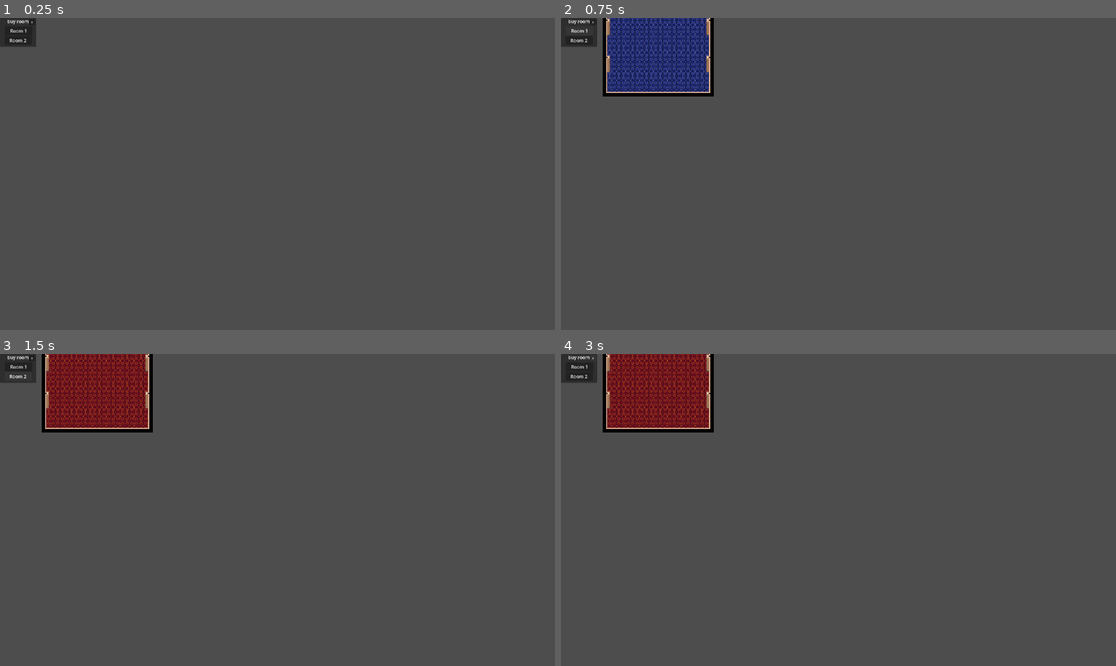
Above: before the commit, frames 1-4 (two rows, left to right).
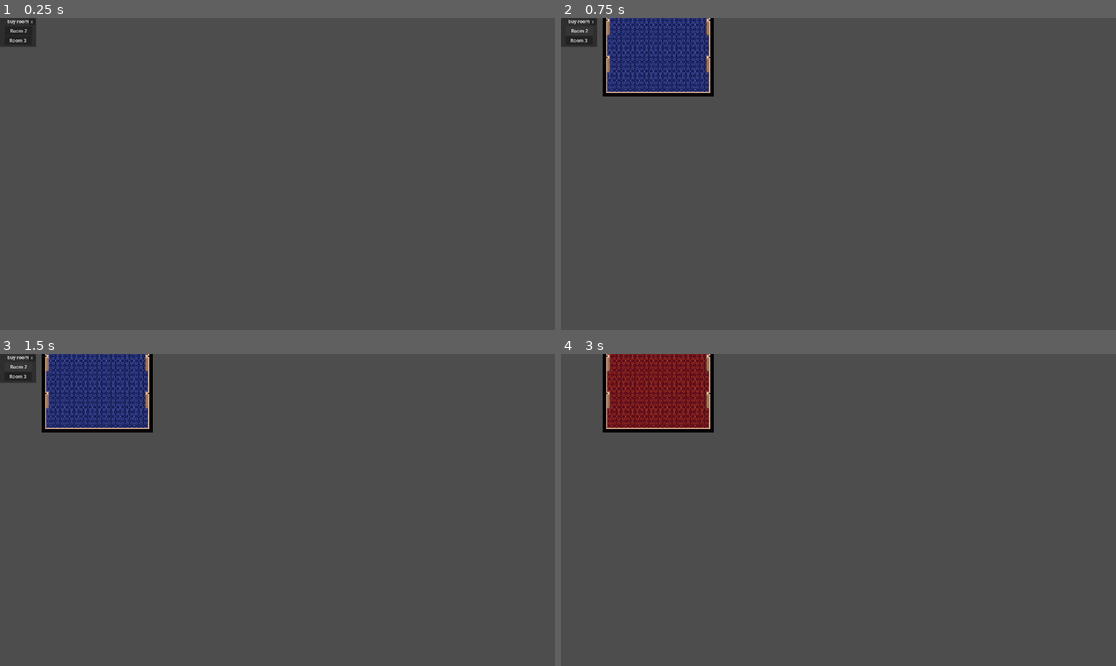
Above: after the commit, the same moments.

Repository: mittNamnStartarInteMedEtt-E/gamejam-simulator
Game: Godot game, scene res://ui/room_picker_2.tscn
Two runs of this game, one before a commit and one after it. Both use one fixed random seed, a clock stepped at 60 frames per second and the inputs below. This scene is started directly instead of the project's main scene.
Inputs (mouse positions are in pixels of both pictures, inside the frame that each line leads up to):
- Up to frame 1 (0.25 s): no input
- Up to frame 2 (0.75 s): click "Room 1" (after the commit: "Room 2") at 0.5 s
- Up to frame 3 (1.5 s): click "Room 2" at 1.25 s
- Up to frame 4 (3 s): click "Room 2" (after the commit: "Room 3") at 2 s; click (594, 357) at 2.75 s, where only the run before the commit has a clickable "x"

The runs differ from the first frame. In frame 1, less than 0.1% of the frame differs, in the area x 4-6%, y 0-8%; in frame 2, less than 0.1%; in frame 3, 4.3%, in the area x 4-27%, y 0-24%; in frame 4, 0.6%.
Error before the commit: Invalid operands 'Nil' and 'Vector2' in operator '+'. (res://ui/room_picker_2.gd:32)
Error after the commit: Invalid operands 'Nil' and 'Vector2' in operator '+'. (res://ui/room_picker_2.gd:34)

Commit message:
fix close button on room picker

Diff:
--- a/ui/room_picker.gd
+++ b/ui/room_picker.gd
@@ -2,7 +2,7 @@
 
 
 func _ready() -> void:
-	for button in [$Room2Button, $Room3Button]:
+	for button in [get_parent().get_child(1), $Room2Button, $Room3Button]:
 		button.mouse_entered.connect(_on_button_hover.bind(button.name))
 		button.mouse_exited.connect(_on_button_exit.bind(button.name))
 		button.pressed.connect(_on_button_pressed.bind(button.name))
@@ -23,6 +23,8 @@
 
 func _on_button_pressed(button_name: String) -> void:
 	match button_name:
+		"CloseButton":
+			get_parent().queue_free()
 		"Room2Button":
 			# check for collision with other rooms
 			print("Place room 2 at ", Globals.room_location_to_build)
--- a/ui/room_picker.tscn
+++ b/ui/room_picker.tscn
@@ -41,7 +41,7 @@
 offset_right = 48.5
 offset_bottom = 31.5
 grow_horizontal = 2
-text = "Room 1"
+text = "Room 2"
 
 [node name="Room3Button" type="Button" parent="Panel/RoomBuyButtons" unique_id=1675114262]
 layout_mode = 1
@@ -55,9 +55,9 @@
 offset_right = 47.0
 grow_horizontal = 2
 grow_vertical = 0
-text = "Room 2"
+text = "Room 3"
 
-[node name="Button" type="Button" parent="Panel" unique_id=316821139]
+[node name="CloseButton" type="Button" parent="Panel" unique_id=316821139]
 layout_mode = 1
 anchors_preset = 1
 anchor_left = 1.0
@@ -68,7 +68,7 @@
 offset_bottom = 25.0
 grow_horizontal = 0
 theme_override_font_sizes/font_size = 10
-text = "x"
+text = "X"
 clip_text = true
 expand_icon = true
 
--- a/ui/room_picker_2.gd
+++ b/ui/room_picker_2.gd
@@ -2,7 +2,7 @@
 
 
 func _ready() -> void:
-	for button in [$Room2Button, $Room3Button]:
+	for button in [get_parent().get_child(1), $Room2Button, $Room3Button]:
 		button.mouse_entered.connect(_on_button_hover.bind(button.name))
 		button.mouse_exited.connect(_on_button_exit.bind(button.name))
 		button.pressed.connect(_on_button_pressed.bind(button.name))
@@ -23,6 +23,8 @@
 
 func _on_button_pressed(button_name: String) -> void:
 	match button_name:
+		"CloseButton":
+			get_parent().queue_free()
 		"Room2Button":
 			# check for collision with other rooms
 			print("Place room 2 at ", Globals.room_location_to_build_2)
--- a/ui/room_picker_2.tscn
+++ b/ui/room_picker_2.tscn
@@ -41,7 +41,7 @@
 offset_right = 48.5
 offset_bottom = 31.5
 grow_horizontal = 2
-text = "Room 1"
+text = "Room 2"
 
 [node name="Room3Button" type="Button" parent="Panel/RoomBuyButtons" unique_id=1675114262]
 layout_mode = 1
@@ -55,9 +55,9 @@
 offset_right = 47.0
 grow_horizontal = 2
 grow_vertical = 0
-text = "Room 2"
+text = "Room 3"
 
-[node name="Button" type="Button" parent="Panel" unique_id=316821139]
+[node name="CloseButton" type="Button" parent="Panel" unique_id=316821139]
 layout_mode = 1
 anchors_preset = 1
 anchor_left = 1.0
@@ -68,7 +68,7 @@
 offset_bottom = 25.0
 grow_horizontal = 0
 theme_override_font_sizes/font_size = 10
-text = "x"
+text = "X"
 clip_text = true
 expand_icon = true
 
